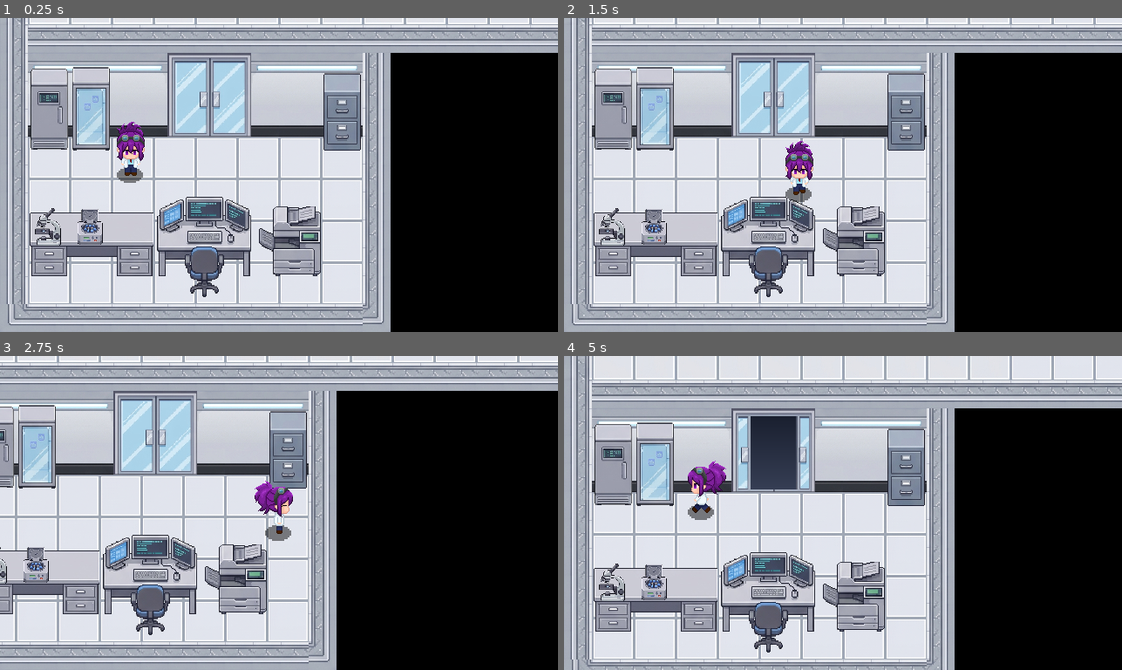
Above: before the commit, frames 1-4 (two rows, left to right).
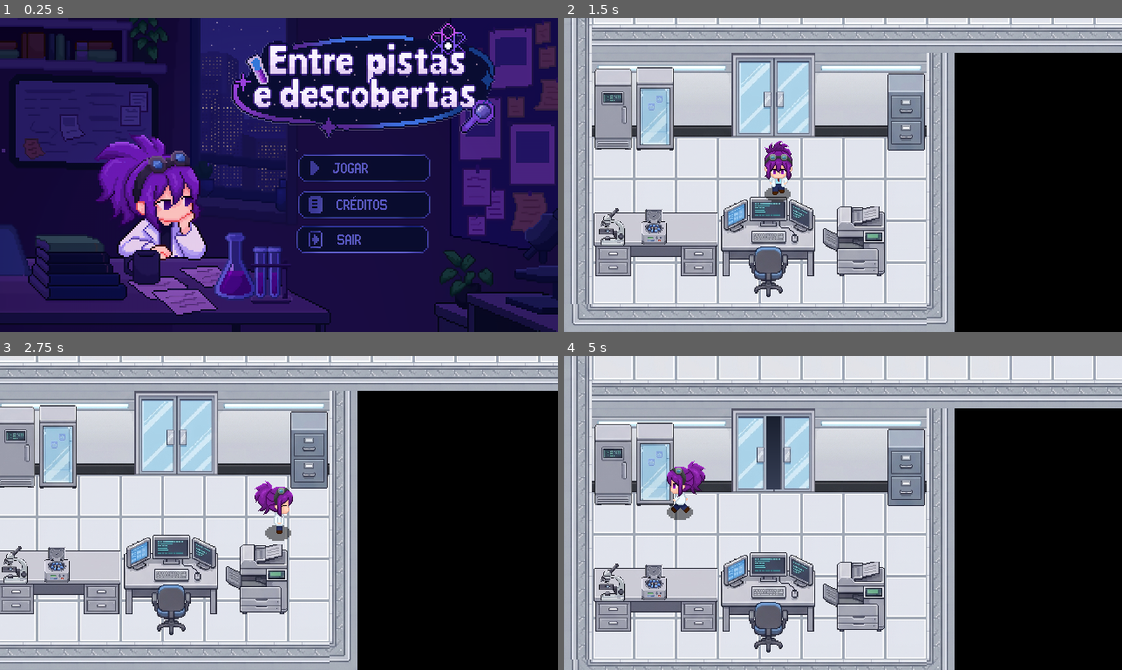
Above: after the commit, the same moments.

Repository: JoaoKennedyDEV/Entre_Pistas_e_Descobertas-SNCT
Game: Godot game, scene res://title_screen/tela_inicial.tscn
The game is run twice, just before and just after one commit, with the same random seed, the same clock (stepped at 60 frames per second) and the same inputs. Before the commit the project starts from res://management/game_level.tscn.
Inputs (mouse positions are in pixels of both pictures, inside the frame that each line leads up to):
- Up to frame 1 (0.25 s): no input
- Up to frame 2 (1.5 s): tap Enter (ui_accept) at 0.5, 0.6, 0.77, 1.07 s; move the mouse to (965, 159) at 0.52 s; hold D (right) 0.53-1.28 s; click (965, 159) at 0.67 s; move the mouse to (731, 190) at 1.27 s; hold S (down) from 1.28 s (still down); tap E (interact) at 1.35 s; click (731, 190) at 1.42 s
- Up to frame 3 (2.75 s): tap Enter (ui_accept) at 1.52, 1.55, 1.82, 2.1 s; move the mouse to (334, 443) at 2.02 s; release S (down) at 2.03 s; hold D (right) from 2.03 s (still down); click (334, 443) at 2.17 s
- Up to frame 4 (5 s): move the mouse to (815, 575) at 2.77 s; release D (right) at 2.78 s; hold W (up) 2.78-3.53 s; tap E (interact) at 2.85, 4.35 s; click (815, 575) at 2.92 s; tap Enter (ui_accept) at 3.02, 3.05, 3.32, 3.6, 3.77, 4.07, 4.52, 4.55, 4.82 s; move the mouse to (1010, 560) at 3.52 s; hold A (left) from 3.53 s (still down); click (1010, 560) at 3.67 s; move the mouse to (675, 465) at 4.27 s; click (675, 465) at 4.42 s

The runs differ from the first frame. In frame 1, 99% of the frame differs, in the area x 0-100%, y 0-100%; in frame 2, 1.3%; in frame 3, 26%; in frame 4, 3.2%.

Commit message:
feature/tela-inicial
Feito a tela inicial com musica

Diff:
--- a/project.godot
+++ b/project.godot
@@ -11,7 +11,7 @@
 [application]
 
 config/name="mnc"
-run/main_scene="uid://bu3q18o8ubark"
+run/main_scene="uid://g140xgyi5jiu"
 config/features=PackedStringArray("4.7", "GL Compatibility")
 config/icon="res://icon.svg"
 
--- /dev/null
+++ b/title_screen/control_credits.gd
@@ -0,0 +1,51 @@
+
+extends Control
+
+@export var textura_normal: Texture2D
+@export var textura_hover: Texture2D
+
+@onready var botao: TextureRect = get_parent() as TextureRect
+
+var mouse_estava_sobre: bool = false
+
+func _ready() -> void:
+	mouse_filter = Control.MOUSE_FILTER_STOP
+
+	if textura_normal != null:
+		botao.texture = textura_normal
+
+func _process(_delta: float) -> void:
+	var mouse_sobre = get_global_rect().has_point(
+		get_global_mouse_position()
+	)
+
+	# Detecta quando o mouse entra ou sai da área.
+	if mouse_sobre and not mouse_estava_sobre:
+		if textura_hover != null:
+			botao.texture = textura_hover
+		print("Mouse entrou!")
+
+	elif not mouse_sobre and mouse_estava_sobre:
+		if textura_normal != null:
+			botao.texture = textura_normal
+		print("Mouse saiu!")
+
+	mouse_estava_sobre = mouse_sobre
+
+	# Detecta apenas o instante em que o botão é pressionado.
+	if mouse_sobre and Input.is_mouse_button_pressed(MOUSE_BUTTON_LEFT) and not Input.is_action_just_pressed("ui_accept"):
+		print("Botão clicado!")
+		efeito_clique()
+		iniciar_jogo()
+
+	if mouse_sobre and Input.is_mouse_button_pressed(MOUSE_BUTTON_LEFT):
+		pass
+
+func efeito_clique() -> void:
+	var tween := create_tween()
+	tween.tween_property(botao, "modulate", Color(1.5, 1.5, 1.5), 0.1)
+	tween.tween_property(botao, "modulate", Color.WHITE, 0.1)
+
+func iniciar_jogo() -> void:
+	#get_tree().change_scene_to_file("res://management/game_level.tscn")
+	pass
--- /dev/null
+++ b/title_screen/control_exit.gd
@@ -0,0 +1,50 @@
+
+extends Control
+
+@export var textura_normal: Texture2D
+@export var textura_hover: Texture2D
+
+@onready var botao: TextureRect = get_parent() as TextureRect
+
+var mouse_estava_sobre: bool = false
+
+func _ready() -> void:
+	mouse_filter = Control.MOUSE_FILTER_STOP
+
+	if textura_normal != null:
+		botao.texture = textura_normal
+
+func _process(_delta: float) -> void:
+	var mouse_sobre = get_global_rect().has_point(
+		get_global_mouse_position()
+	)
+
+	# Detecta quando o mouse entra ou sai da área.
+	if mouse_sobre and not mouse_estava_sobre:
+		if textura_hover != null:
+			botao.texture = textura_hover
+		print("Mouse entrou!")
+
+	elif not mouse_sobre and mouse_estava_sobre:
+		if textura_normal != null:
+			botao.texture = textura_normal
+		print("Mouse saiu!")
+
+	mouse_estava_sobre = mouse_sobre
+
+	# Detecta apenas o instante em que o botão é pressionado.
+	if mouse_sobre and Input.is_mouse_button_pressed(MOUSE_BUTTON_LEFT) and not Input.is_action_just_pressed("ui_accept"):
+		print("Botão clicado!")
+		efeito_clique()
+		sair_do_jogo()
+
+	if mouse_sobre and Input.is_mouse_button_pressed(MOUSE_BUTTON_LEFT):
+		pass
+
+func efeito_clique() -> void:
+	var tween := create_tween()
+	tween.tween_property(botao, "modulate", Color(1.5, 1.5, 1.5), 0.1)
+	tween.tween_property(botao, "modulate", Color.WHITE, 0.1)
+
+func sair_do_jogo() -> void:
+	get_tree().quit()
--- /dev/null
+++ b/title_screen/control_play.gd
@@ -0,0 +1,50 @@
+
+extends Control
+
+@export var textura_normal: Texture2D
+@export var textura_hover: Texture2D
+
+@onready var botao: TextureRect = get_parent() as TextureRect
+
+var mouse_estava_sobre: bool = false
+
+func _ready() -> void:
+	mouse_filter = Control.MOUSE_FILTER_STOP
+
+	if textura_normal != null:
+		botao.texture = textura_normal
+
+func _process(_delta: float) -> void:
+	var mouse_sobre = get_global_rect().has_point(
+		get_global_mouse_position()
+	)
+
+	# Detecta quando o mouse entra ou sai da área.
+	if mouse_sobre and not mouse_estava_sobre:
+		if textura_hover != null:
+			botao.texture = textura_hover
+		print("Mouse entrou!")
+
+	elif not mouse_sobre and mouse_estava_sobre:
+		if textura_normal != null:
+			botao.texture = textura_normal
+		print("Mouse saiu!")
+
+	mouse_estava_sobre = mouse_sobre
+
+	# Detecta apenas o instante em que o botão é pressionado.
+	if mouse_sobre and Input.is_mouse_button_pressed(MOUSE_BUTTON_LEFT) and not Input.is_action_just_pressed("ui_accept"):
+		print("Botão clicado!")
+		efeito_clique()
+		iniciar_jogo()
+
+	if mouse_sobre and Input.is_mouse_button_pressed(MOUSE_BUTTON_LEFT):
+		pass
+
+func efeito_clique() -> void:
+	var tween := create_tween()
+	tween.tween_property(botao, "modulate", Color(1.5, 1.5, 1.5), 0.1)
+	tween.tween_property(botao, "modulate", Color.WHITE, 0.1)
+
+func iniciar_jogo() -> void:
+	get_tree().change_scene_to_file("res://management/game_level.tscn")
--- /dev/null
+++ b/title_screen/tela_inicial.tscn
@@ -0,0 +1,105 @@
+[gd_scene format=3 uid="uid://g140xgyi5jiu"]
+
+[ext_resource type="Texture2D" uid="uid://yv4can2s0piy" path="res://title_screen/Fundo Inicial.png" id="1_vrwra"]
+[ext_resource type="Texture2D" uid="uid://dw7xwcboj3ka8" path="res://title_screen/Título.png" id="2_q1oro"]
+[ext_resource type="Texture2D" uid="uid://b66pusxgb1o1g" path="res://title_screen/Jogar.png" id="3_8sa8j"]
+[ext_resource type="Script" uid="uid://dn6iwj8ky6a5c" path="res://title_screen/control_play.gd" id="4_1vgj0"]
+[ext_resource type="Texture2D" uid="uid://pfb0h2pg04kg" path="res://title_screen/Créditos.png" id="4_eg5xv"]
+[ext_resource type="Texture2D" uid="uid://d0ga0o7paqanh" path="res://title_screen/Jogar Clicável_.png" id="5_g1pw1"]
+[ext_resource type="Texture2D" uid="uid://cr0dxyynuyk7b" path="res://title_screen/Sair.png" id="5_kjvm2"]
+[ext_resource type="AudioStream" uid="uid://ruoiyxgifp3x" path="res://title_screen/Musica Tela Inicial.mp3" id="6_eg5xv"]
+[ext_resource type="Script" uid="uid://dlefh4j3mdm53" path="res://title_screen/control_credits.gd" id="7_1hpsn"]
+[ext_resource type="Texture2D" uid="uid://chwsjongwpuk3" path="res://title_screen/Sair Clicável_.png" id="8_g1pw1"]
+[ext_resource type="Texture2D" uid="uid://j3bpedolycbj" path="res://title_screen/Créditos Clicável_.png" id="8_hc522"]
+[ext_resource type="Script" uid="uid://bk07ollnsqovj" path="res://title_screen/control_exit.gd" id="9_1hpsn"]
+
+[node name="TelaInicial" type="Control" unique_id=1820896254]
+custom_minimum_size = Vector2(640, 360)
+layout_mode = 3
+anchors_preset = 15
+anchor_right = 1.0
+anchor_bottom = 1.0
+grow_horizontal = 2
+grow_vertical = 2
+mouse_filter = 1
+
+[node name="ButtonPlay" type="TextureRect" parent="." unique_id=1026664632]
+z_index = 200
+custom_minimum_size = Vector2(640, 360)
+layout_mode = 0
+offset_right = 640.0
+offset_bottom = 360.0
+texture = ExtResource("3_8sa8j")
+expand_mode = 1
+
+[node name="ControlPlay" type="Control" parent="ButtonPlay" unique_id=1441425363]
+z_index = 10
+custom_minimum_size = Vector2(150, 30)
+anchors_preset = 0
+offset_left = 342.0
+offset_top = 157.0
+offset_right = 494.0
+offset_bottom = 187.0
+script = ExtResource("4_1vgj0")
+textura_normal = ExtResource("3_8sa8j")
+textura_hover = ExtResource("5_g1pw1")
+
+[node name="Bg" type="TextureRect" parent="." unique_id=1751340562]
+custom_minimum_size = Vector2(640, 360)
+layout_mode = 0
+offset_right = 40.0
+offset_bottom = 40.0
+texture = ExtResource("1_vrwra")
+expand_mode = 2
+
+[node name="BgTitle" type="TextureRect" parent="." unique_id=1033201912]
+custom_minimum_size = Vector2(640, 360)
+layout_mode = 0
+offset_right = 400.0
+offset_bottom = 200.0
+texture = ExtResource("2_q1oro")
+expand_mode = 1
+
+[node name="ButtonCredits" type="TextureRect" parent="." unique_id=2046097072]
+custom_minimum_size = Vector2(640, 360)
+layout_mode = 0
+offset_right = 40.0
+offset_bottom = 40.0
+texture = ExtResource("4_eg5xv")
+expand_mode = 1
+
+[node name="ControlCredits" type="Control" parent="ButtonCredits" unique_id=434584704]
+z_index = 10
+custom_minimum_size = Vector2(150, 30)
+anchors_preset = 0
+offset_left = 342.0
+offset_top = 199.0
+offset_right = 494.0
+offset_bottom = 229.0
+script = ExtResource("7_1hpsn")
+textura_normal = ExtResource("4_eg5xv")
+textura_hover = ExtResource("8_hc522")
+
+[node name="ButtonExit" type="TextureRect" parent="." unique_id=1762296000]
+custom_minimum_size = Vector2(640, 360)
+layout_mode = 0
+offset_right = 40.0
+offset_bottom = 40.0
+texture = ExtResource("5_kjvm2")
+expand_mode = 1
+
+[node name="ControlExit" type="Control" parent="ButtonExit" unique_id=1266535192]
+z_index = 10
+custom_minimum_size = Vector2(150, 30)
+anchors_preset = 0
+offset_left = 340.0
+offset_top = 239.0
+offset_right = 492.0
+offset_bottom = 269.0
+script = ExtResource("9_1hpsn")
+textura_normal = ExtResource("5_kjvm2")
+textura_hover = ExtResource("8_g1pw1")
+
+[node name="AudioStreamPlayer2D" type="AudioStreamPlayer2D" parent="." unique_id=978252154]
+stream = ExtResource("6_eg5xv")
+autoplay = true
--- /dev/null
+++ b/title_screen/title_screen.tscn
@@ -0,0 +1,62 @@
+[gd_scene format=3 uid="uid://cuqvb83a1mdmh"]
+
+[ext_resource type="Texture2D" uid="uid://yv4can2s0piy" path="res://title_screen/Fundo Inicial.png" id="1_dxpbd"]
+[ext_resource type="Texture2D" uid="uid://dw7xwcboj3ka8" path="res://title_screen/Título.png" id="2_2dq6q"]
+
+[node name="TitleScreen" type="Control" unique_id=79606045]
+layout_mode = 3
+anchors_preset = 15
+anchor_right = 1.0
+anchor_bottom = 1.0
+grow_horizontal = 2
+grow_vertical = 2
+
+[node name="Bg" type="TextureRect" parent="." unique_id=1036589583]
+layout_mode = 0
+offset_right = 640.0
+offset_bottom = 360.0
+texture = ExtResource("1_dxpbd")
+expand_mode = 2
+
+[node name="MarginContainer" type="MarginContainer" parent="." unique_id=718155727]
+layout_mode = 1
+anchors_preset = 15
+anchor_right = 1.0
+anchor_bottom = 1.0
+offset_right = 64.0
+offset_bottom = 164.0
+grow_horizontal = 2
+grow_vertical = 2
+theme_override_constants/margin_top = 20
+theme_override_constants/margin_bottom = 20
+
+[node name="HBoxContainer" type="HBoxContainer" parent="MarginContainer" unique_id=1410638052]
+layout_mode = 2
+size_flags_horizontal = 4
+
+[node name="VBoxContainer" type="VBoxContainer" parent="MarginContainer/HBoxContainer" unique_id=869221825]
+layout_mode = 2
+size_flags_horizontal = 6
+theme_override_constants/separation = 4
+
+[node name="GameLogo" type="TextureRect" parent="MarginContainer/HBoxContainer/VBoxContainer" unique_id=1977482531]
+custom_minimum_size = Vector2(800, 400)
+layout_mode = 2
+size_flags_horizontal = 0
+size_flags_vertical = 0
+texture = ExtResource("2_2dq6q")
+expand_mode = 1
+stretch_mode = 5
+
+[node name="StartButton" type="Button" parent="MarginContainer/HBoxContainer/VBoxContainer" unique_id=1980668900]
+layout_mode = 2
+text = "Começar"
+
+[node name="CreditButton" type="Button" parent="MarginContainer/HBoxContainer/VBoxContainer" unique_id=155310547]
+layout_mode = 2
+
+[node name="ExitButton" type="Button" parent="MarginContainer/HBoxContainer/VBoxContainer" unique_id=166966541]
+layout_mode = 2
+
+[node name="Mochi" type="TextureRect" parent="MarginContainer/HBoxContainer" unique_id=983538926]
+layout_mode = 2
Binary file added: title_screen/Blur_.png
Not shown, added: title_screen/Blur_.png.import
Binary file added: title_screen/Créditos Clicável_.png
Not shown, added: title_screen/Créditos Clicável_.png.import
Binary file added: title_screen/Créditos.png
Not shown, added: title_screen/Créditos.png.import
Binary file added: title_screen/Fundo Inicial.png
Not shown, added: title_screen/Fundo Inicial.png.import
Binary file added: title_screen/Jogar Clicável_.png
Not shown, added: title_screen/Jogar Clicável_.png.import
Binary file added: title_screen/Jogar.png
Not shown, added: title_screen/Jogar.png.import
(and 13 more such lines)
